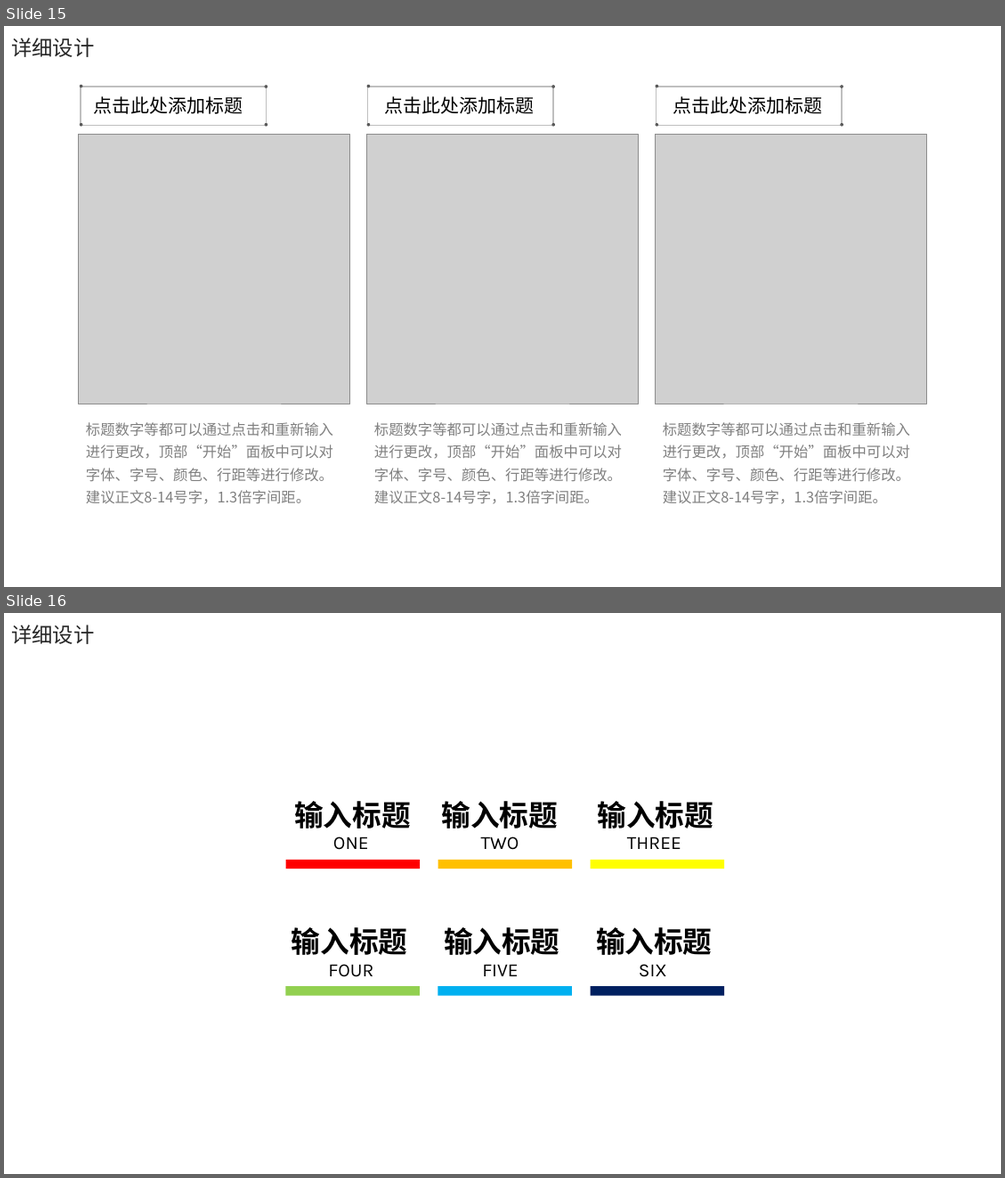
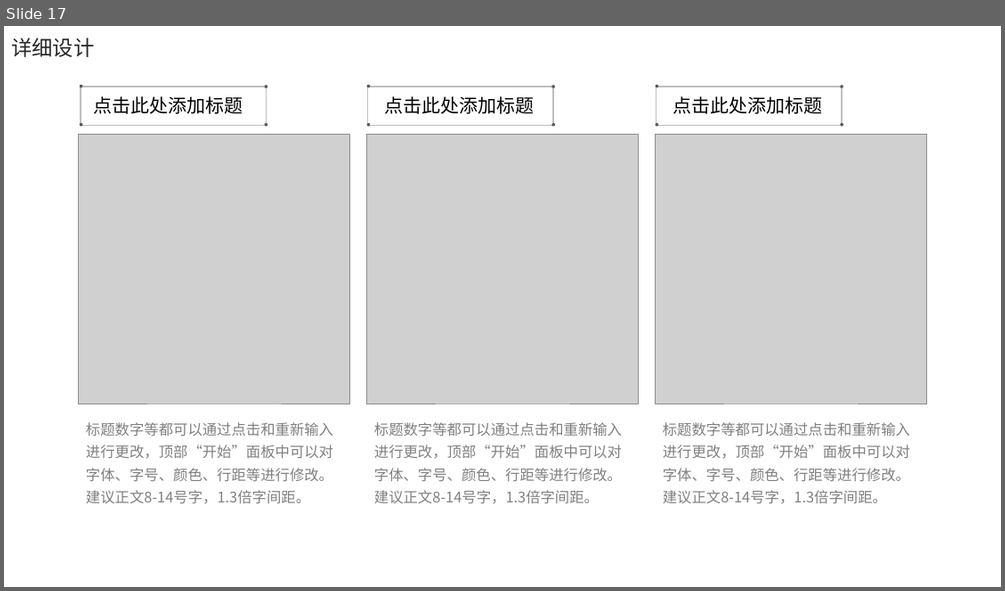
Before and after one commit to electronic-shopping-mall/liuyue, a slide deck: 答辩PPT.pptx. Shown one above the other, each under a label of ours: slides 15 and 16 before the commit, slide 17 after it. The pictures are 1005x1178 and 1005x591 pixels, drawn with LibreOffice and Linux fonts; fonts in the diff are those of the drawing; grey boxes stand for pictures; background and template pictures are left out. Boxes give left, top, right and bottom in pixels: in the first picture for what was removed or moved away, otherwise in the second. Text is boxed around its words. In the diff, an @@ line names an element or a change of style, - is before the commit and + after.

```diff
--- a/答辩PPT.pptx
+++ b/答辩PPT.pptx
@@ slide 16 removed at <box>4,613,1001,1174</box>, background #FFFFFF @@
@@ text removed at <box>11,625,94,644</box> @@
-详细设计
@@ text removed at <box>294,801,411,828</box> @@
-输入标题
@@ text removed at <box>442,801,558,828</box> @@
-输入标题
@@ text removed at <box>598,801,714,828</box> @@
-输入标题
@@ text removed at <box>333,836,369,850</box> @@
-ONE
@@ text removed at <box>481,836,519,850</box> @@
-TWO
@@ text removed at <box>627,836,681,849</box> @@
-THREE
@@ rectangle removed at <box>286,860,420,868</box> @@
@@ rectangle removed at <box>438,860,573,868</box> @@
@@ rectangle removed at <box>591,860,724,868</box> @@
@@ text removed at <box>291,927,408,955</box> @@
-输入标题
@@ text removed at <box>444,927,560,955</box> @@
-输入标题
@@ text removed at <box>596,927,712,955</box> @@
-输入标题
@@ rectangle removed at <box>286,986,420,995</box> @@
@@ text removed at <box>328,964,373,977</box> @@
-FOUR
@@ rectangle removed at <box>437,986,572,995</box> @@
@@ text removed at <box>482,964,518,976</box> @@
-FIVE
@@ rectangle removed at <box>591,986,724,995</box> @@
@@ text removed at <box>639,964,667,977</box> @@
-SIX
@@ what was slide 15 is now slide 17 @@
```
Also in this commit, not shown: 2 slides changed, 4 slides added, 3 other slides removed.
